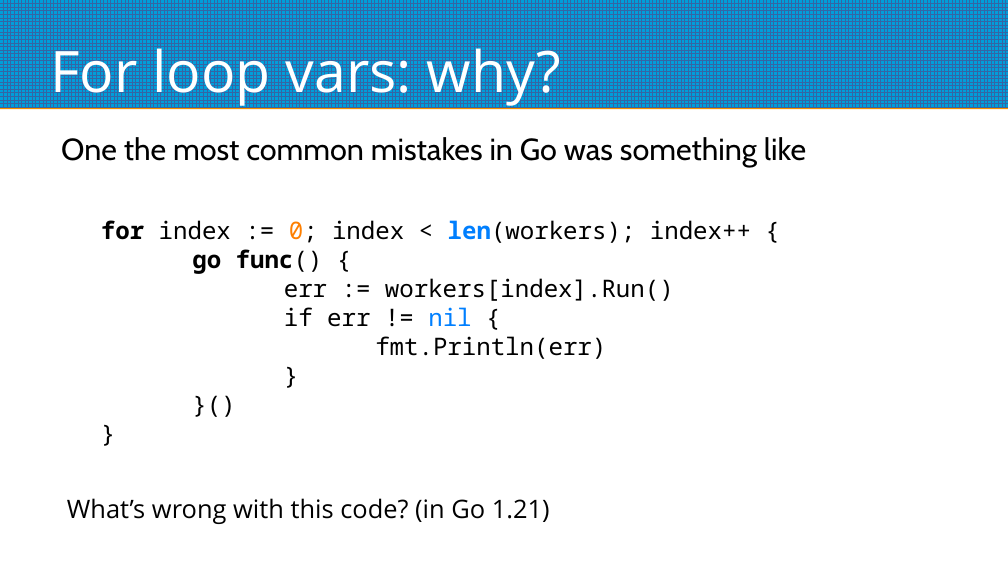
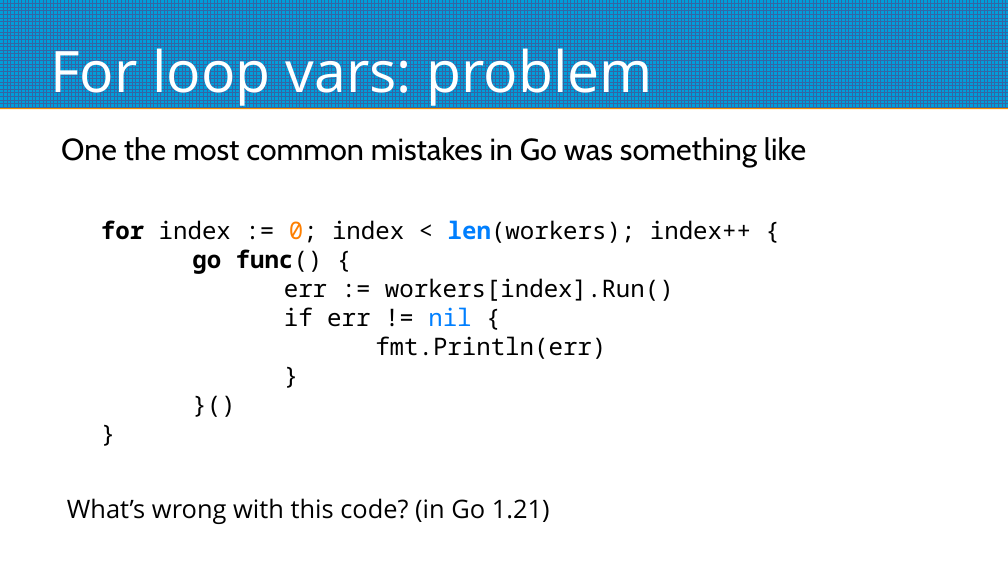
Before and after one commit to ilius/presentations, a slide deck: slide 2 of 2024-02-15/go-1-22.odp (slide 3 before the commit). Drawn at 1008x567 pixels with LibreOffice and Linux fonts; fonts in the diff are those of the drawing. Boxes give left, top, right and bottom in pixels: in the first picture for what was removed or moved away, otherwise in the second. Text is boxed around its words. In the diff, an @@ line names an element or a change of style, - is before the commit and + after.

```diff
--- a/2024-02-15/go-1-22.odp
+++ b/2024-02-15/go-1-22.odp
@@ title at box(50, 38, 653, 107): text changed @@
-For loop vars: why?
+For loop vars: problem
```
Also in this commit, not shown: 5 other slides changed, 1 other file.
